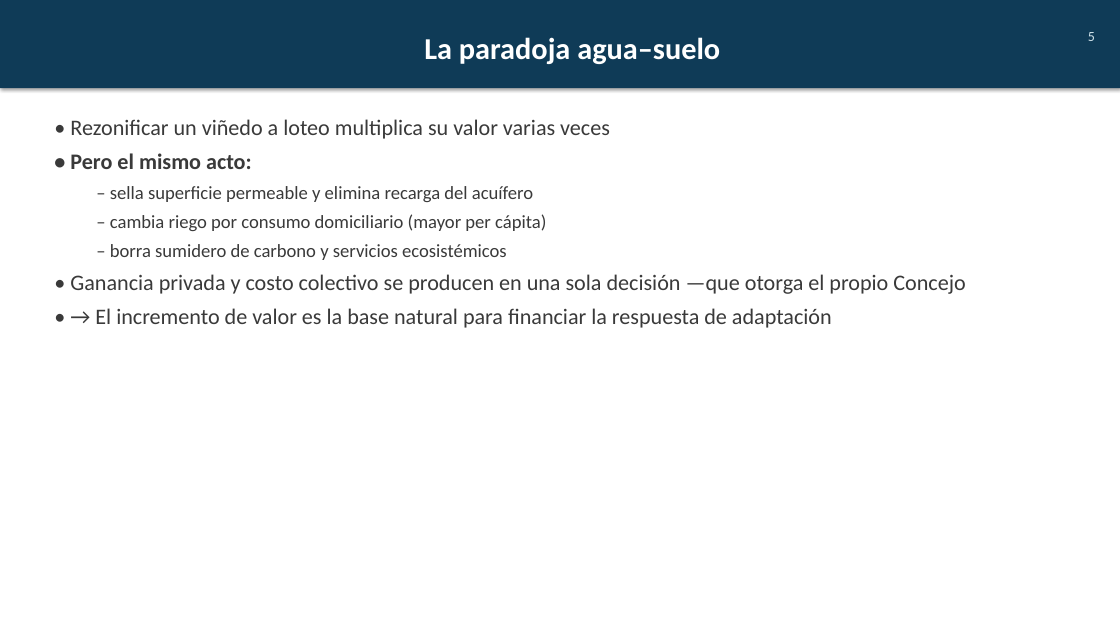
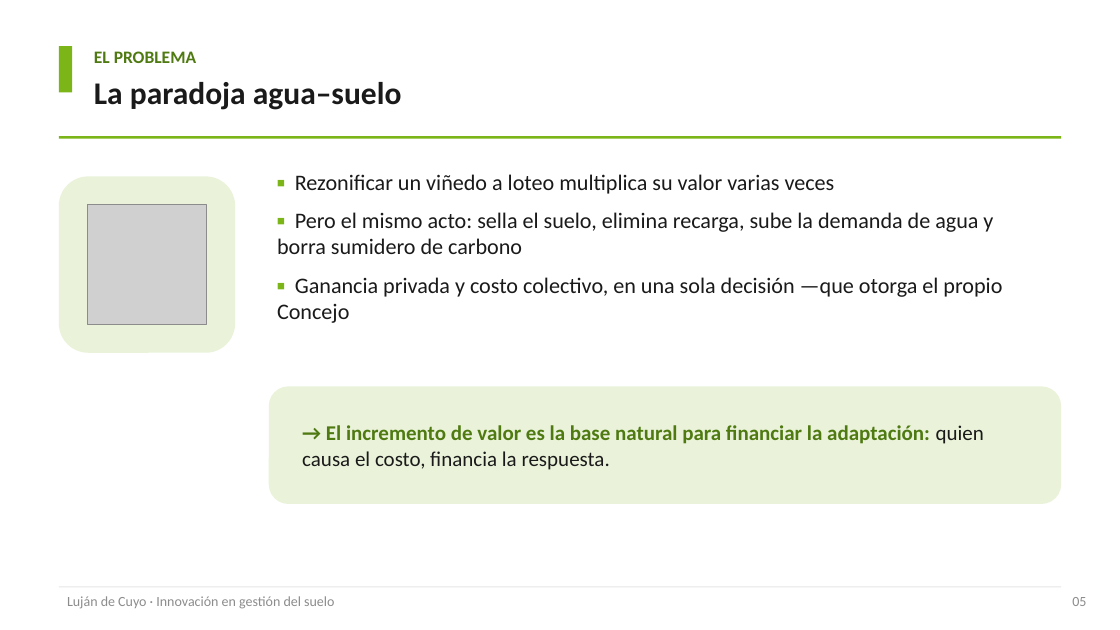
Before and after one commit to cgoytia-droid/cgoytia-droid.github.io, a slide deck: slide 5 of paper/Lujan_de_Cuyo_Gestion_Suelo_Clase.pptx. Drawn at 1120x630 pixels with LibreOffice and Linux fonts; fonts in the diff are those of the drawing; grey boxes stand for pictures. Boxes give left, top, right and bottom in pixels: in the first picture for what was removed or moved away, otherwise in the second. Text is boxed around its words. In the diff, an @@ line names an element or a change of style, - is before the commit and + after.

```diff
--- a/paper/Lujan_de_Cuyo_Gestion_Suelo_Clase.pptx
+++ b/paper/Lujan_de_Cuyo_Gestion_Suelo_Clase.pptx
@@ rectangle added at (59,46,72,92), fill #7CB518 @@
@@ text added at (94,51,196,63), 15 pt, text #4F7A12, bold @@
+EL PROBLEMA
@@ text removed at (1088,32,1095,41) @@
-5
@@ text "La paradoja agua–suelo": place and size @@
-text "La paradoja agua–suelo" at (0,0,1120,88)
+text "La paradoja agua–suelo" at (94,82,402,110)
@@ text "La paradoja agua–suelo" at (94,82,402,110): size 26 to 27 pt, text colour #FFFFFF to #1A1A1A; alignment centre to left; more space between paragraphs; vertical alignment middle to top; fill #0F3B57 to none; shadow off @@
@@ rectangle added at (59,136,1061,139), fill #7CB518 @@
@@ rounded rectangle added at (59,176,235,353), fill #EAF3DA @@
@@ text at (277,174,1002,323): text changed; text colour #3A3A3A to #1A1A1A @@
-• Rezonificar un viñedo a loteo multiplica su valor varias veces
-• Pero el mismo acto:
-  – sella superficie permeable y elimina recarga del acuífero
-  – cambia riego por consumo domiciliario (mayor per cápita)
-  – borra sumidero de carbono y servicios ecosistémicos
-• Ganancia privada y costo colectivo se producen en una sola decisión —que otorga el propio Concejo
-• → El incremento de valor es la base natural para financiar la respuesta de adaptación
+▪ Rezonificar un viñedo a loteo multiplica su valor varias veces
+▪ Pero el mismo acto: sella el suelo, elimina recarga, sube la demanda de agua y borra sumidero de carbono
+▪ Ganancia privada y costo colectivo, en una sola decisión —que otorga el propio Concejo
@@ picture added at (87,205,208,325) @@
@@ rounded rectangle added at (269,386,1061,504), fill #EAF3DA @@
@@ text added at (302,425,984,470), 18 pt, text #4F7A12, bold @@
+→ El incremento de valor es la base natural para financiar la adaptación: quien causa el costo, financia la respuesta.
@@ rectangle added at (59,586,1061,587), fill #E6E6E6 @@
@@ text added at (67,596,334,609), 12 pt, text #8C8C8C @@
+Luján de Cuyo · Innovación en gestión del suelo
@@ text added at (1072,597,1086,606), 12 pt, text #8C8C8C @@
+05
```
Also in this commit, not shown: 21 other slides changed, 3 slides added, 6 slides removed, 17 other files.
